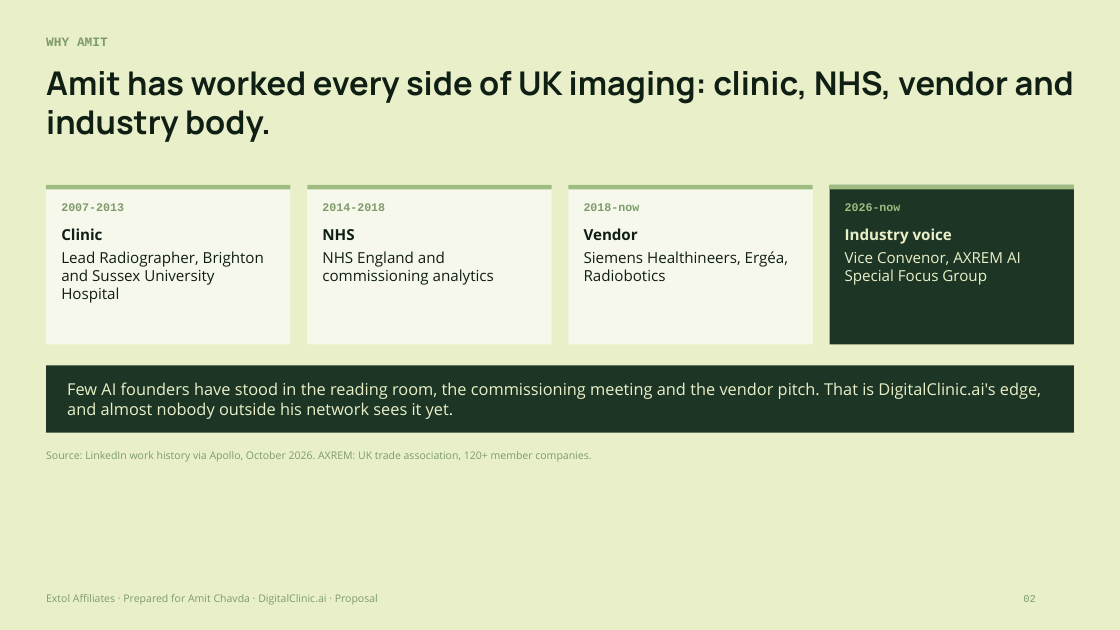
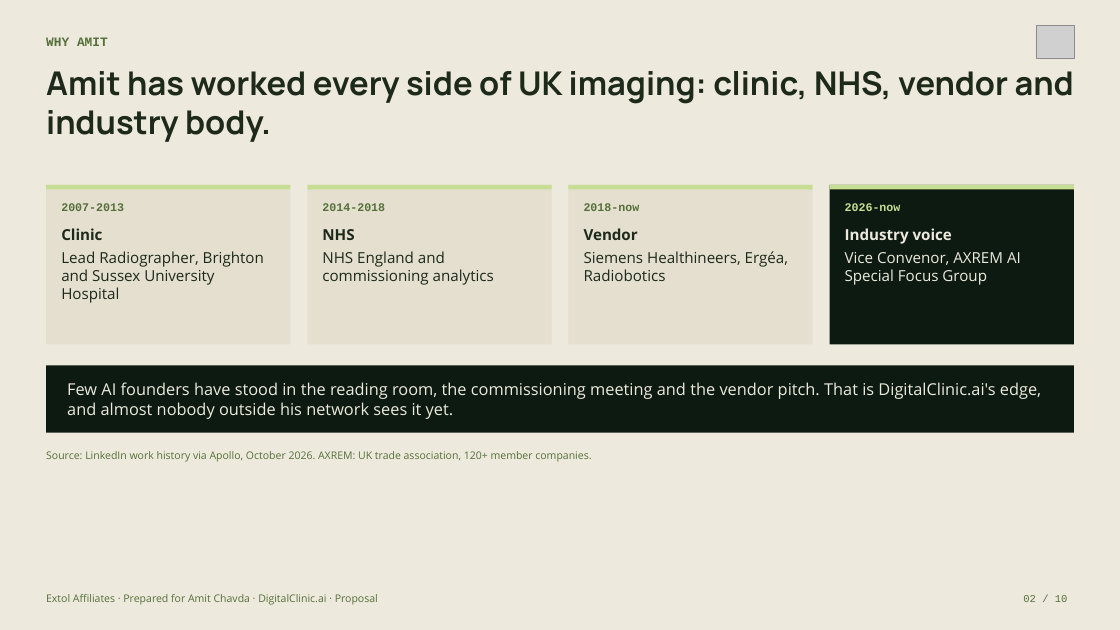
Before and after one commit to extolaffiliates/open-platform-site, a slide deck: slide 2 of presentations/amit-chavda/pptx/Amit_Chavda_x_Extol.pptx. Drawn at 1120x630 pixels with LibreOffice and Linux fonts; fonts in the diff are those of the drawing; grey boxes stand for pictures. Boxes give left, top, right and bottom in pixels: in the first picture for what was removed or moved away, otherwise in the second. Text is boxed around its words. In the diff, an @@ line names an element or a change of style, - is before the commit and + after.

```diff
--- a/presentations/amit-chavda/pptx/Amit_Chavda_x_Extol.pptx
+++ b/presentations/amit-chavda/pptx/Amit_Chavda_x_Extol.pptx
@@ background #E9F0C9 to #EDE9DC @@
@@ picture added at <box>1036,25,1075,59</box> @@
@@ rectangle: place and size @@
-rectangle at <box>46,185,291,190</box>
+rectangle at <box>46,185,291,344</box>
@@ rectangle removed at <box>46,185,291,344</box> @@
@@ rectangle added at <box>46,185,291,190</box>, fill #C6DE93 @@
@@ rectangle: place and size @@
-rectangle at <box>308,185,552,190</box>
+rectangle at <box>308,185,552,344</box>
@@ rectangle removed at <box>308,185,552,344</box> @@
@@ rectangle added at <box>308,185,552,190</box>, fill #C6DE93 @@
@@ fill #9EBB80 to #E4DFCE in 3 elements at <box>46,185,291,344</box>, <box>308,185,552,344</box>, <box>569,185,813,344</box> @@
@@ rectangle: place and size @@
-rectangle at <box>569,185,813,190</box>
+rectangle at <box>569,185,813,344</box>
@@ rectangle removed at <box>569,185,813,344</box> @@
@@ rectangle added at <box>569,185,813,190</box>, fill #C6DE93 @@
@@ rectangle: place and size @@
-rectangle at <box>830,185,1075,190</box>
+rectangle at <box>830,185,1075,344</box>
@@ rectangle at <box>830,185,1075,344</box>: fill #9EBB80 to #0C1A11 @@
@@ rectangle removed at <box>830,185,1075,344</box> @@
@@ rectangle added at <box>830,185,1075,190</box>, fill #C6DE93 @@
@@ text "2026-now" at <box>845,203,901,211</box>: text colour #9EBB80 to #C6DE93 @@
@@ text colour #101F14 to #1D2A1B in 4 elements at <box>46,71,1074,142</box>, <box>61,228,264,303</box>, <box>322,229,494,285</box>, <box>584,228,788,281</box> @@
@@ text "Industry voice" at <box>845,228,1021,285</box>: text colour #E9F0C9 to #EDE9DC @@
@@ rectangle at <box>46,365,1074,433</box>: fill #1D3524 to #0C1A11 @@
@@ text "Few AI founders have stood ..." at <box>67,382,1041,419</box>: text colour #E9F0C9 to #EDE9DC @@
@@ text colour #7E9C6B to #55703A in 6 elements at <box>46,37,108,46</box>, <box>46,594,378,605</box>, <box>61,203,124,211</box>, <box>322,203,385,211</box>, <box>584,203,640,211</box>, <box>46,451,591,462</box> @@
@@ text at <box>1023,595,1068,602</box>: text changed; text colour #7E9C6B to #55703A @@
-02
+02 / 10
```
Also in this commit, not shown: 7 other slides changed, 2 slides added, 12 other files.
